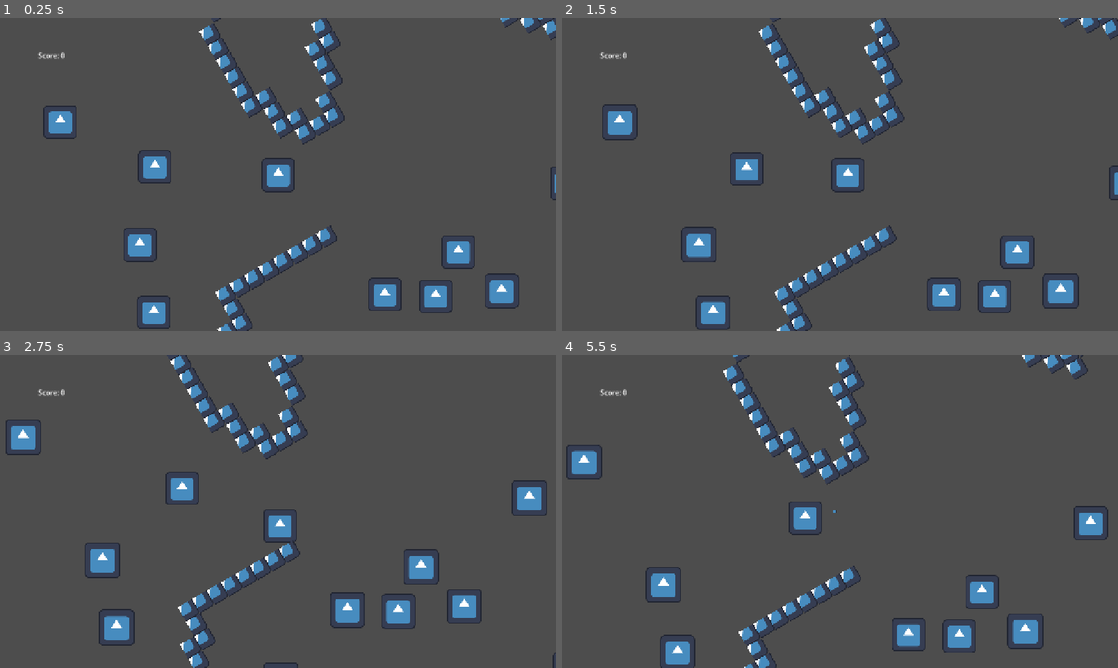
Above: before the commit, frames 1-4 (two rows, left to right).
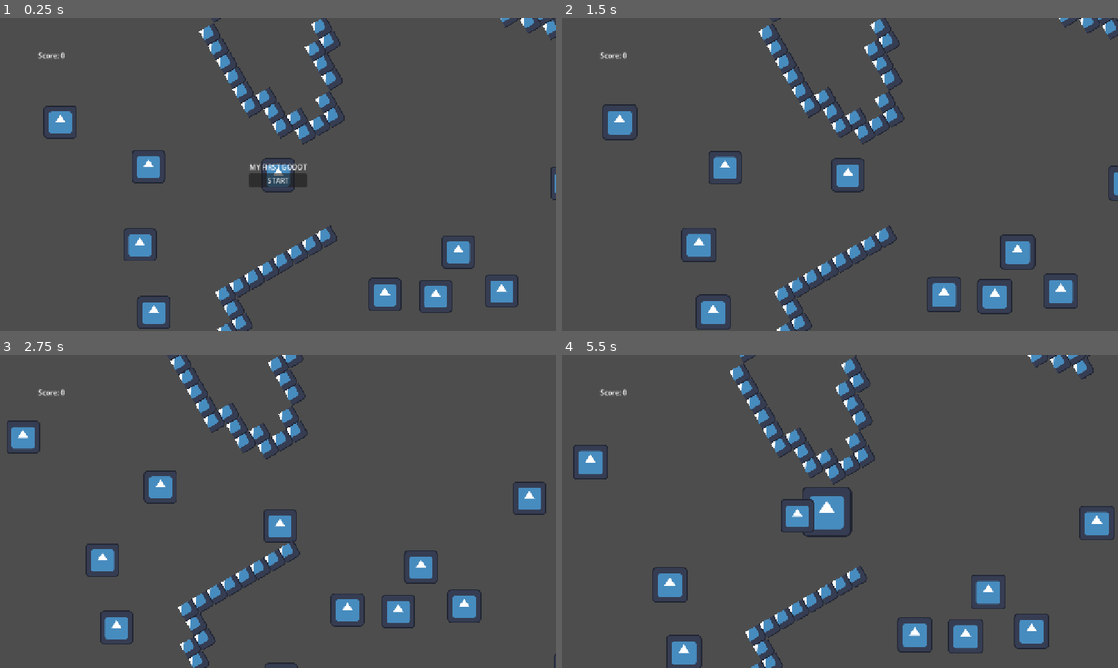
Above: after the commit, the same moments.

Repository: ocsarpo/MyFirstGodot
Game: Godot game, scene res://main.tscn
The game is run twice, just before and just after one commit, with the same random seed, the same clock (stepped at 60 frames per second) and the same inputs. The engine's default icon, where the game draws it, is replaced by a stand-in: a white triangle on a blue panel in a dark square.
Inputs (mouse positions are in pixels of both pictures, inside the frame that each line leads up to):
- Up to frame 1 (0.25 s): no input
- Up to frame 2 (1.5 s): click (840, 180) at 0.5 s, where only the run after the commit has a clickable "START"; hold D (move_right) from 1.28 s (still down)
- Up to frame 3 (2.75 s): release D (move_right) at 2.03 s; hold S (move_down) from 2.03 s (still down)
- Up to frame 4 (5.5 s): release S (move_down) at 2.78 s; hold D (move_right) 2.78-3.53 s; hold W (move_up) 3.53-4.28 s; hold A (move_left) from 4.28 s (still down)

The runs differ from the first frame. In frame 1, 1.1% of the frame differs, in the area x 22-94%, y 42-93%; in frame 2, 1.4%; in frame 3, 2.1%; in frame 4, 7.6%, in the area x 0-100%, y 0-100%.

Commit message:
learn: add paused start screen and fade transition

Diff:
--- a/main.gd
+++ b/main.gd
@@ -6,6 +6,10 @@
 func _ready() -> void:
 	$Player.score_changed.connect(_on_score_changed)
 	$Player.died.connect(_on_player_died)
+
+	# StartButton 은 paused 에서 동작해야하니 인스펙터->process->mode->When Paused 설정
+	# 버튼선택->시그널->pressed() 추가 (main.gd)
+	get_tree().paused = true
 
 
 # Called every frame. 'delta' is the elapsed time since the previous frame.
@@ -65,3 +69,21 @@
 func _process(delta: float) -> void:
 	if is_game_over and Input.is_action_just_pressed("restart"):
 		get_tree().reload_current_scene()
+
+
+func _on_start_button_pressed() -> void:
+	var strart_screen = $CanvasLayer/StartScreen
+
+	var tween = create_tween()
+	# 이 Tween만 Pause 상태에서도 실행되게 해줌
+	tween.set_pause_mode(Tween.TWEEN_PAUSE_PROCESS)
+	tween.tween_property(
+		strart_screen,
+		"modulate:a",
+		0.0,
+		0.25,
+	)
+	await tween.finished
+
+	strart_screen.hide()
+	get_tree().paused = false
--- a/main.tscn
+++ b/main.tscn
@@ -63,6 +63,34 @@
 offset_bottom = 11.239998
 text = "Score: 0"
 
+[node name="StartScreen" type="Control" parent="CanvasLayer" unique_id=513858175]
+layout_mode = 3
+anchors_preset = 15
+anchor_right = 1.0
+anchor_bottom = 1.0
+grow_horizontal = 2
+grow_vertical = 2
+
+[node name="CenterContainer" type="CenterContainer" parent="CanvasLayer/StartScreen" unique_id=1645854554]
+layout_mode = 1
+anchors_preset = 15
+anchor_right = 1.0
+anchor_bottom = 1.0
+grow_horizontal = 2
+grow_vertical = 2
+
+[node name="VBoxContainer" type="VBoxContainer" parent="CanvasLayer/StartScreen/CenterContainer" unique_id=267449904]
+layout_mode = 2
+
+[node name="TitleLabel" type="Label" parent="CanvasLayer/StartScreen/CenterContainer/VBoxContainer" unique_id=1487371483]
+layout_mode = 2
+text = "MY FIRST GODOT"
+
+[node name="StartButton" type="Button" parent="CanvasLayer/StartScreen/CenterContainer/VBoxContainer" unique_id=634009442]
+process_mode = 2
+layout_mode = 2
+text = "START"
+
 [node name="Item4" parent="." unique_id=740249182 instance=ExtResource("3_h2yge")]
 position = Vector2(706, 347)
 
@@ -126,3 +154,5 @@
 
 [node name="Item21" parent="." unique_id=1427795956 instance=ExtResource("3_h2yge")]
 position = Vector2(1356, -753)
+
+[connection signal="pressed" from="CanvasLayer/StartScreen/CenterContainer/VBoxContainer/StartButton" to="." method="_on_start_button_pressed"]
Not shown, changed: README.md
Not shown, added: devlog/2026-10-22.md
Not shown, changed: docs/11-basic-ui.md
